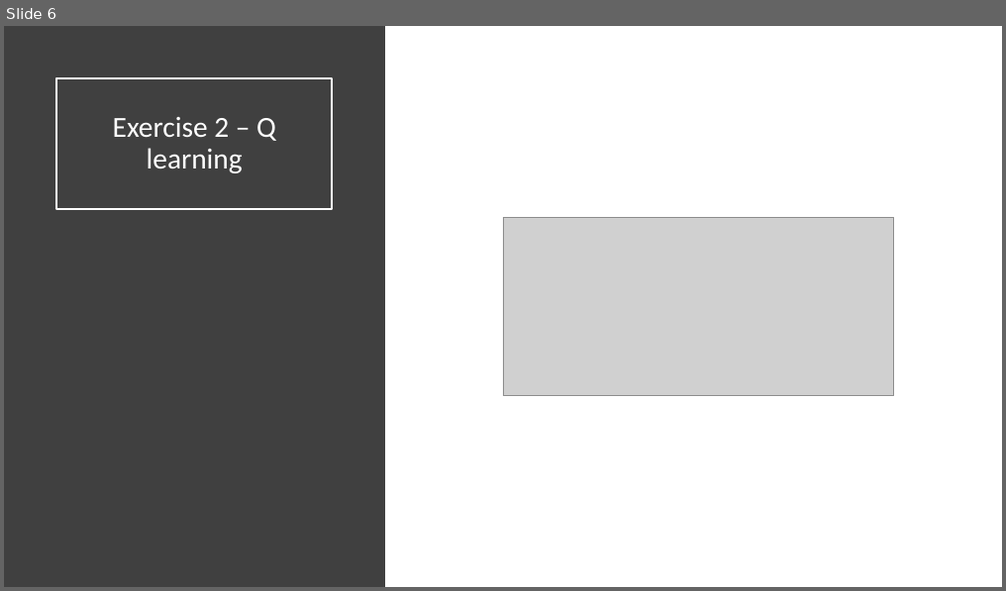
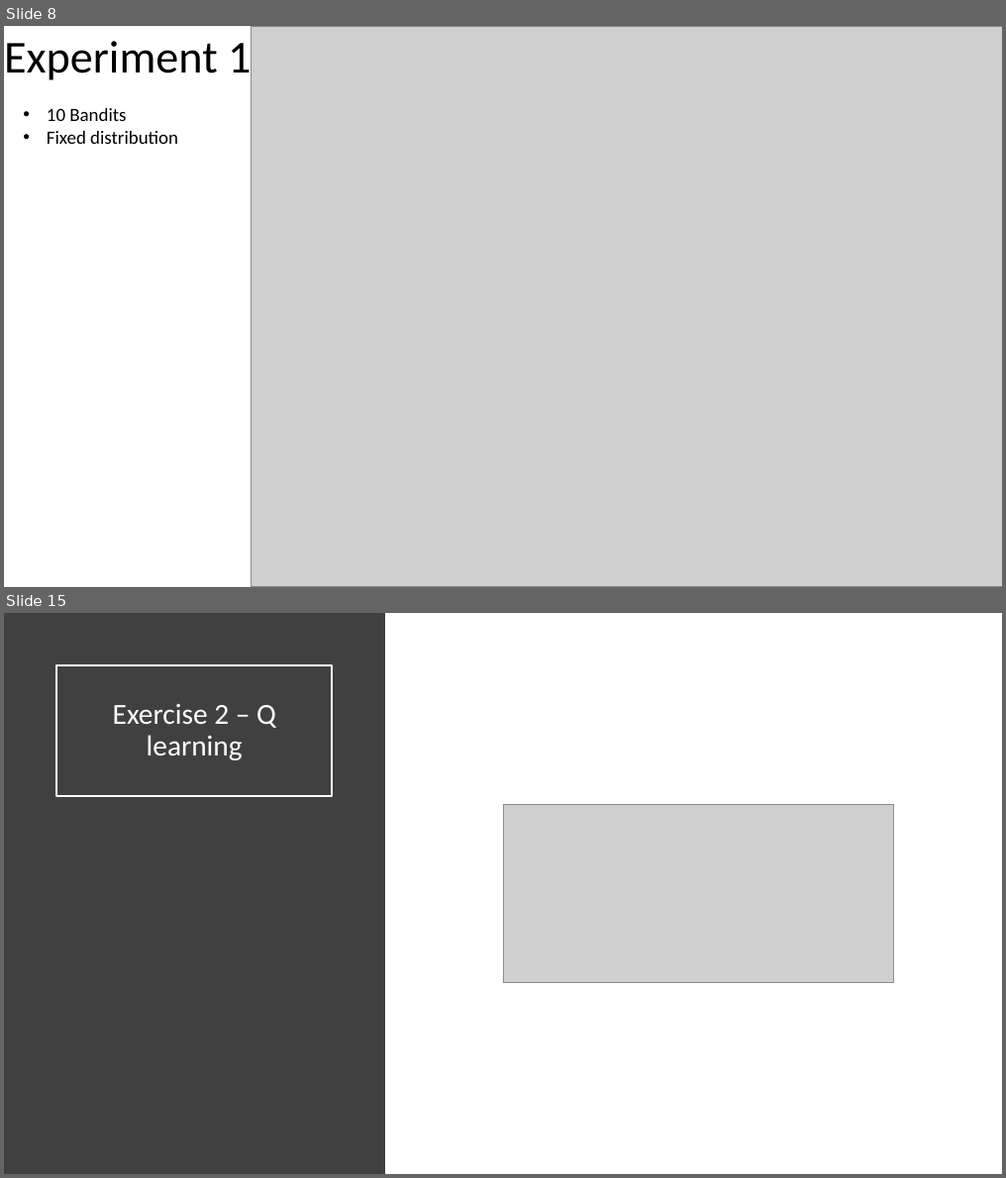
Before and after one commit to mpiffari/ReinforcementLearning2019, a slide deck: Presentation/SDU_SummerSchool_Presentation.pptx. Shown one above the other, each under a label of ours: slide 6 before the commit, slides 8 and 15 after it; the slides between them are not shown. The pictures are 1006x591 and 1006x1178 pixels, drawn with LibreOffice and Linux fonts; fonts in the diff are those of the drawing; grey boxes stand for pictures. Boxes give left, top, right and bottom in pixels: in the first picture for what was removed or moved away, otherwise in the second. Text is boxed around its words. In the diff, an @@ line names an element or a change of style, - is before the commit and + after.

```diff
--- a/Presentation/SDU_SummerSchool_Presentation.pptx
+++ b/Presentation/SDU_SummerSchool_Presentation.pptx
@@ slide 8 added at bbox=[4, 26, 1002, 587], background #FFFFFF @@
@@ title added at bbox=[4, 41, 251, 80], 44 pt, text #000000 @@
+Experiment 1
@@ picture added at bbox=[252, 26, 1002, 586] @@
@@ picture added at bbox=[365, 26, 979, 576] @@
@@ text added at bbox=[47, 108, 178, 144], 18 pt, text #000000 @@
+• 10 Bandits
+• Fixed distribution
@@ what was slide 6 is now slide 15 @@
```
Also in this commit, not shown: 2 slides changed, 8 other slides added, 3 other files.
